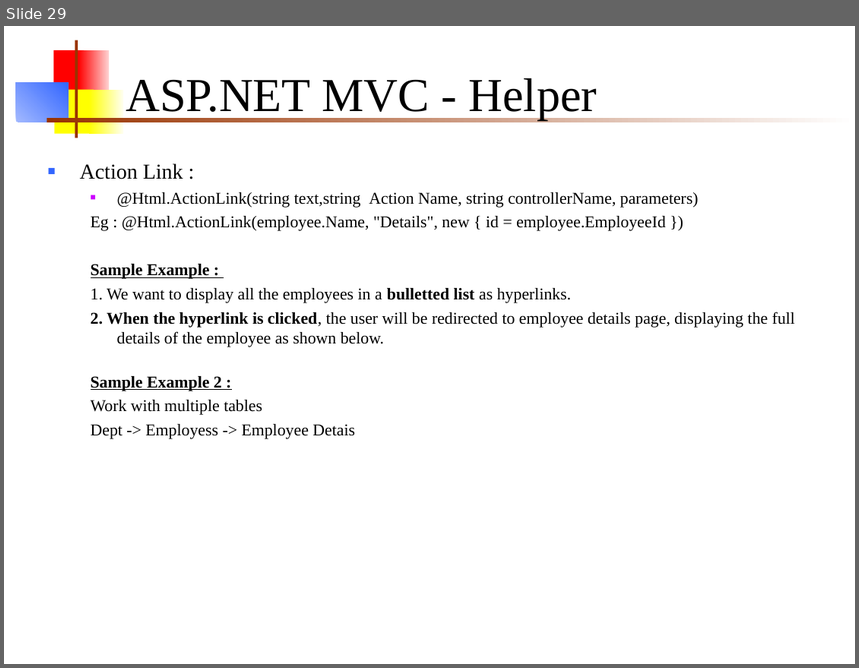
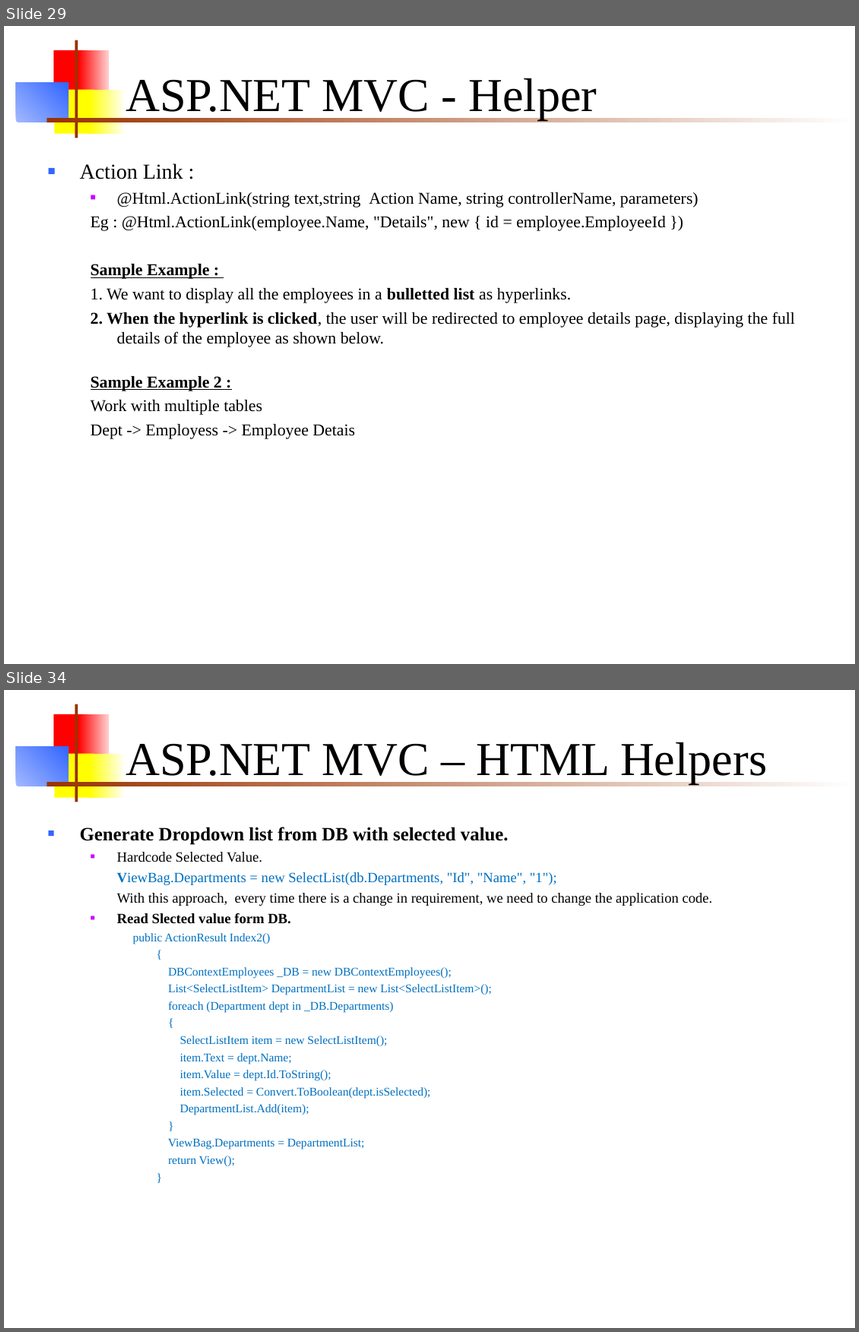
Before and after one commit to chsuresh3112/MVCSample, a slide deck: MVC_training.ppt. Shown one above the other, each under a label of ours: slide 29 before the commit, slides 29 and 34 after it; the slides between them are not shown. The pictures are 859x668 and 859x1332 pixels, drawn with LibreOffice and Linux fonts; fonts in the diff are those of the drawing. Boxes give left, top, right and bottom in pixels: in the first picture for what was removed or moved away, otherwise in the second. Text is boxed around its words. In the diff, an @@ line names an element or a change of style, - is before the commit and + after.

```diff
--- a/MVC_training.ppt
+++ b/MVC_training.ppt
@@ slide 34 added at box(4, 690, 855, 1328), background #FFFFFF; not listed: 7 template elements that a slide beside it also shows @@
@@ title added at box(126, 742, 767, 784), 40 pt, text #000000 @@
+ASP.NET MVC – HTML Helpers
@@ text added at box(80, 827, 713, 1167), 10 pt, text #0070C0 @@
+■ Generate Dropdown list from DB with selected value.
+  ■ Hardcode Selected Value.
+  ViewBag.Departments = new SelectList(db.Departments, "Id", "Name", "1");
+  With this approach, every time there is a change in requirement, we need to change the application code.
+  ■ Read Slected value form DB.
+    public ActionResult Index2()
+    {
+    DBContextEmployees _DB = new DBContextEmployees();
+    List<SelectListItem> DepartmentList = new List<SelectListItem>();
+    foreach (Department dept in _DB.Departments)
+    {
+    SelectListItem item = new SelectListItem();
+    item.Text = dept.Name;
+    item.Value = dept.Id.ToString();
+    item.Selected = Convert.ToBoolean(dept.isSelected);
+    DepartmentList.Add(item);
+    }
+    ViewBag.Departments = DepartmentList;
+    return View();
+    }
```
Also in this commit, not shown: 2 slides changed, 3 other slides added.
